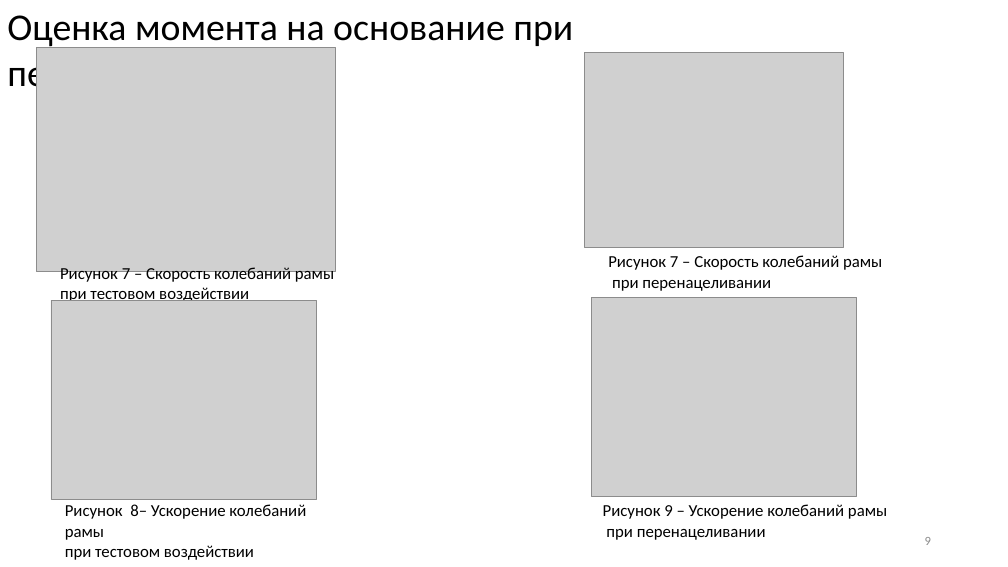
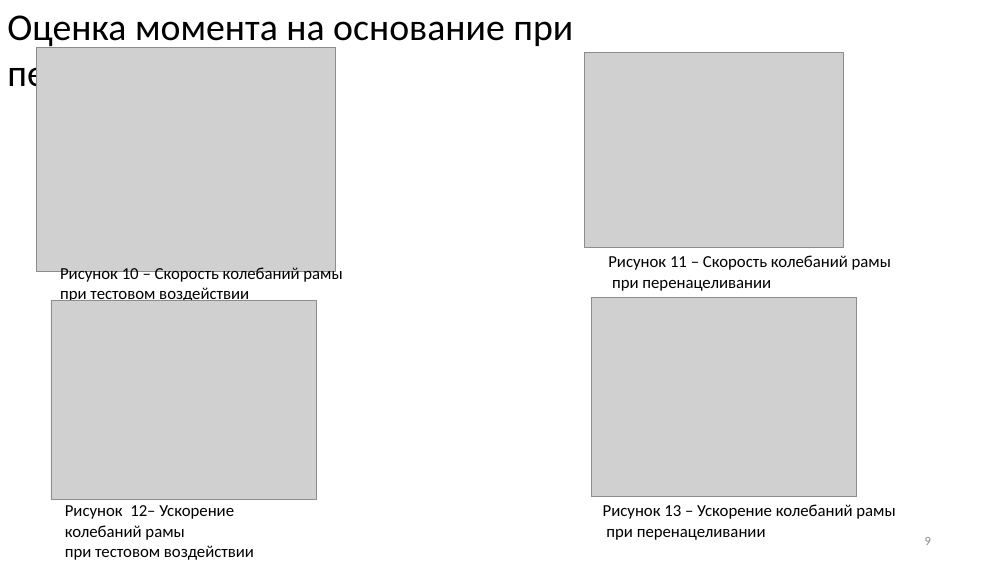
Before and after one commit to iliyars/reactive-moment-phd, a slide deck: slide 9 of Ppt/финальная версия.pptx. Drawn at 1008x567 pixels with LibreOffice and Linux fonts; fonts in the diff are those of the drawing; grey boxes stand for pictures. Boxes give left, top, right and bottom in pixels: in the first picture for what was removed or moved away, otherwise in the second. Text is boxed around its words. In the diff, an @@ line names an element or a change of style, - is before the commit and + after.

Commit message:
update ppt

```diff
--- a/Ppt/финальная версия.pptx
+++ b/Ppt/финальная версия.pptx
@@ text at (60,266,342,284): text changed @@
-Рисунок 7 – Скорость колебаний рамы
+Рисунок 10 – Скорость колебаний рамы
@@ text at (608,255,891,270): text changed @@
-Рисунок 7 – Скорость колебаний рамы
+Рисунок 11 – Скорость колебаний рамы
@@ text at (65,505,234,540): text changed @@
-Рисунок 8– Ускорение колебаний рамы
+Рисунок 12– Ускорение колебаний рамы
@@ text at (603,504,895,519): text changed @@
-Рисунок 9 – Ускорение колебаний рамы
+Рисунок 13 – Ускорение колебаний рамы
```
Also in this commit, not shown: 3 other slides changed, 1 slide added, 1 slide removed, 2 other files.
